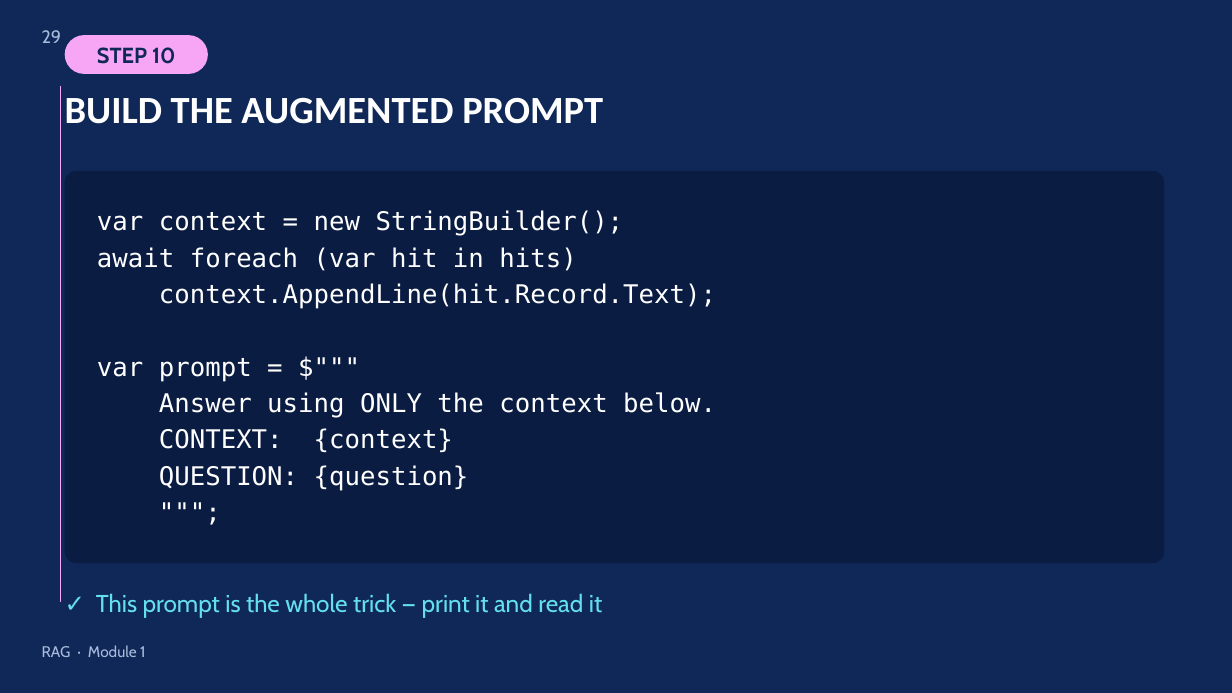
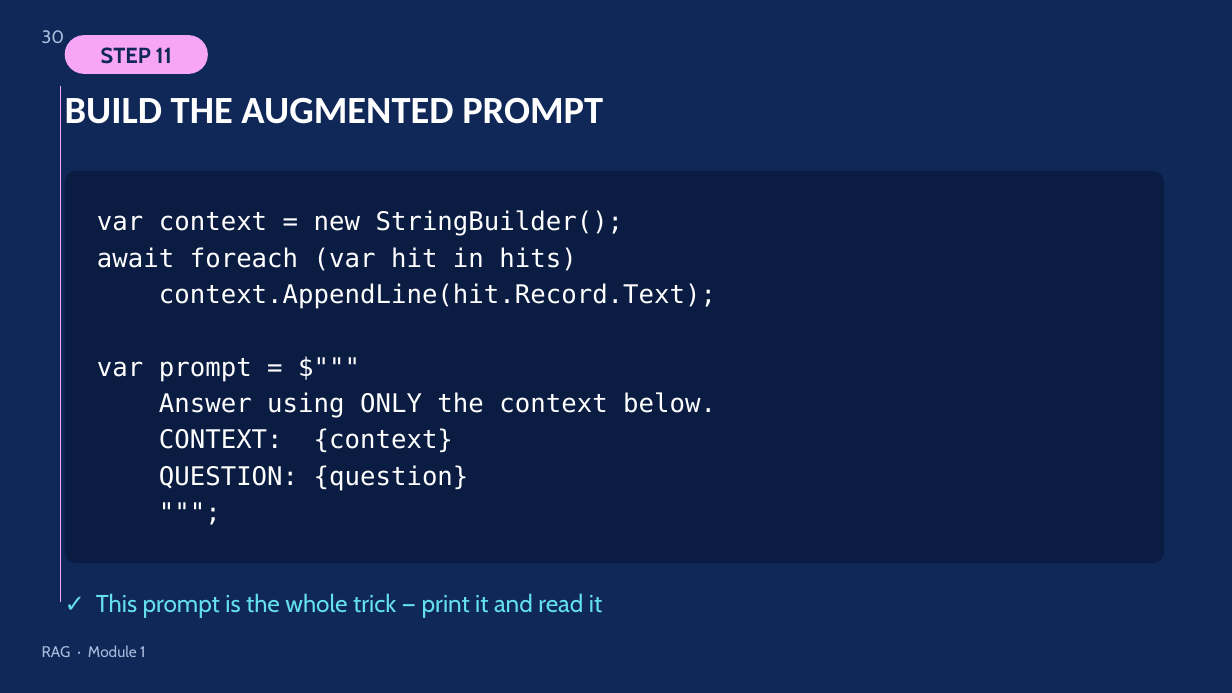
Before and after one commit to tt3ateach/KodCode-AI-Augmented-Software-Development, a slide deck: slide 30 of Extras/12 - RAG.pptx (slide 29 before the commit). Drawn at 1232x693 pixels with LibreOffice and Linux fonts; fonts in the diff are those of the drawing. Boxes give left, top, right and bottom in pixels: in the first picture for what was removed or moved away, otherwise in the second. Text is boxed around its words. In the diff, an @@ line names an element or a change of style, - is before the commit and + after.

```diff
--- a/Extras/12 - RAG.pptx
+++ b/Extras/12 - RAG.pptx
@@ page number at (42, 30, 65, 43): text changed @@
-29
+30
@@ text in rounded rectangle at (101, 47, 172, 64): text changed @@
-STEP 10
+STEP 11
```
Also in this commit, not shown: 5 other slides changed, 1 slide added.
